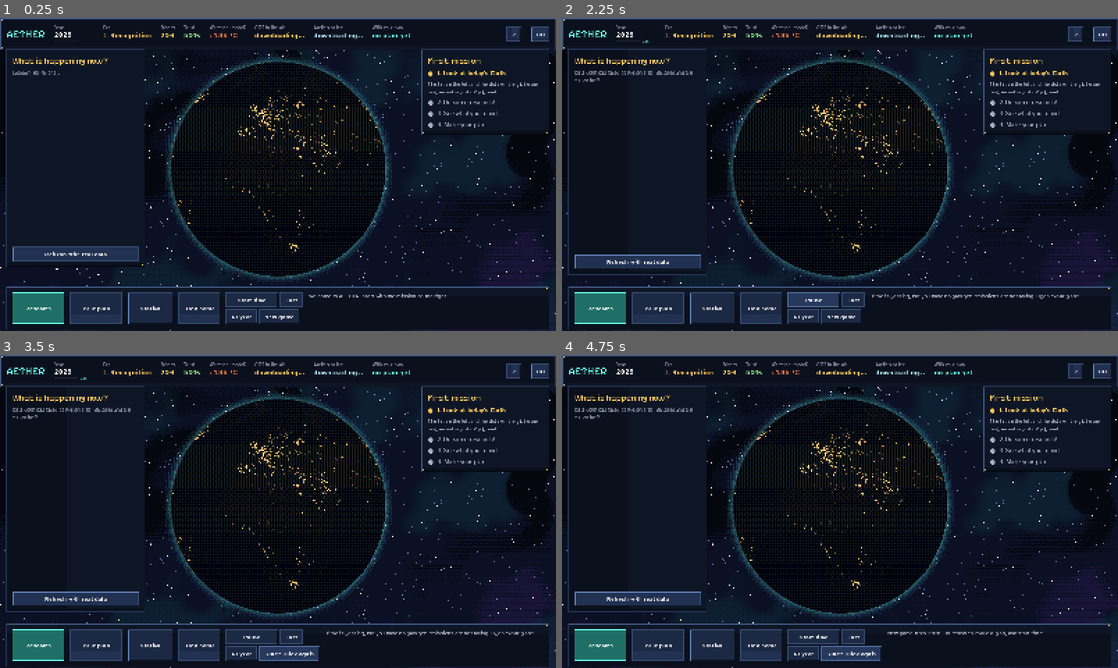
Above: before the commit, frames 1-4 (two rows, left to right).
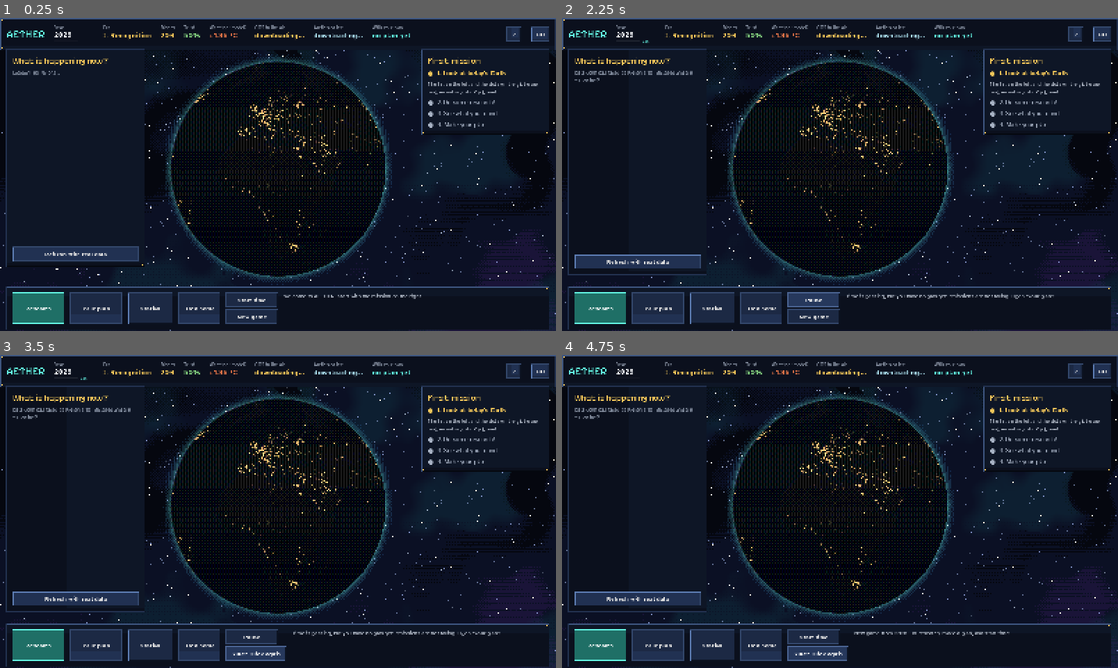
Above: after the commit, the same moments.

Repository: roadside/aether
Game: Godot game, scene res://scenes/main.tscn
Two runs of this game, one before a commit and one after it. Both use one fixed random seed, a clock stepped at 60 frames per second and the inputs below.
Inputs:
- Up to frame 1 (0.25 s): no input
- Up to frame 2 (2.25 s): click "?" at 0.5 s; click "Start time" at 1.25 s; click "Start time" at 2 s
- Up to frame 3 (3.5 s): click "New game" at 2.75 s
- Up to frame 4 (4.75 s): click "Sure? Click again" at 3.5 s; click "New game" at 4.25 s

The runs differ from the first frame. In frame 1, 0.7% of the frame differs, in the area x 40-81%, y 87-98%; in frame 2, 0.8%; in frame 3, 0.9%, in the area x 40-96%, y 87-98%; in frame 4, 0.9%.

Commit message:
Főképernyő: az évcsúszka kikerült (a földgömb színezése belül követi az évet); az idő csak indítható/megállítható: nincs „Gyors”, „+1 év” és jobbra nyíl
Co-Authored-By: Claude Opus 5.5 <noreply@anthropic.com>

Diff:
--- a/AETHER_godot/scripts/main.gd
+++ b/AETHER_godot/scripts/main.gd
@@ -72,7 +72,6 @@
 var _plan                     # plan_panel.gd példány (megmarad a jóváhagyott karokkal)
 var campaign                  # campaign.gd: telő idő, pénz, bizalom
 var _play_btn: Button
-var _fast_btn: Button
 var _reset_btn: Button
 var _base_retry: Timer
 var _toasts := 0                      # egyszerre látható értesítések (egymás alá kerülnek)
@@ -156,7 +155,7 @@
 	add_child(_base_retry)
 	if not campaign.model.is_empty():
 		model = campaign.model
-		_year_row.visible = true
+		_year_row.visible = false
 		_year_slider.value = campaign.year
 	_update_stats()
 
@@ -263,7 +262,7 @@
 		_request_close()
 		return
 	# Gyorsbillentyűk (csak ha nincs nyitott ablak, és nem egy szövegmezőbe gépelünk):
-	# K kutatás, T terv, A állomás, N nálunk, szóköz idő indítása/szünet, jobbra nyíl +1 év,
+	# K kutatás, T terv, A állomás, N nálunk, szóköz idő indítása/szünet,
 	# H a földgömb vissza a saját helyedre.
 	if event is InputEventKey and event.pressed and not event.echo and _overlay == null \
 			and not (get_viewport().gui_get_focus_owner() is LineEdit):
@@ -274,7 +273,6 @@
 			KEY_A: _open_station()
 			KEY_N: _open_nalunk()
 			KEY_SPACE: _toggle_time()
-			KEY_RIGHT: campaign.advance()
 			KEY_H: globe.home()
 			KEY_F1: _open_help()
 			_: handled = false
@@ -421,27 +419,19 @@
 	_play_btn.tooltip_text = L.t("Az évek telnek. Ha egy ablak nyitva van, az idő áll. Gyorsbillentyű: szóköz")
 	_play_btn.pressed.connect(_toggle_time)
 	trow.add_child(_play_btn)
-	_fast_btn = UI.button(L.t("Gyors"))
-	_fast_btn.toggle_mode = true
-	_fast_btn.tooltip_text = L.t("Gyorsabban telik az idő.")
-	var fast_fn := func(on: bool) -> void: campaign.fast = on
-	_fast_btn.toggled.connect(fast_fn)
-	trow.add_child(_fast_btn)
 	tbox.add_child(trow)
+	# Az idő csak indítható és megállítható (nincs gyorsítás és évugrás).
+	campaign.fast = false
 	var trow2 := UI.hbox(6)
-	var step := UI.button(L.t("+1 év"))
-	step.tooltip_text = L.t("Egy évvel előre. Gyorsbillentyű: jobbra nyíl")
-	var step_fn := func() -> void: campaign.advance()
-	step.pressed.connect(step_fn)
-	trow2.add_child(step)
 	_reset_btn = UI.button(L.t("Új játék"))
+	_reset_btn.custom_minimum_size = Vector2(150, 0)
 	_reset_btn.tooltip_text = L.t("Elölről kezdi 2026-tól. A küldetések csillagai megmaradnak.")
 	_reset_btn.pressed.connect(_reset_game)
 	trow2.add_child(_reset_btn)
 	tbox.add_child(trow2)
 	h.add_child(tbox)
 	# A gombok ne tartsák meg a fókuszt: így a szóköz az időt indítja, nem az utoljára nyomott gombot.
-	for b in [research, plan, station, home, _play_btn, _fast_btn, step, _reset_btn]:
+	for b in [research, plan, station, home, _play_btn, _reset_btn]:
 		(b as Button).focus_mode = Control.FOCUS_NONE
 	var info_box := UI.vbox(2)
 	info_box.size_flags_horizontal = Control.SIZE_EXPAND_FILL
@@ -467,7 +457,10 @@
 	_year_label = UI.label("", 17, UI.GOLD, true, false)
 	_year_label.custom_minimum_size = Vector2(150, 0)
 	_year_row.add_child(_year_label)
-	info_box.add_child(_year_row)
+	# Az évcsúszka nem kerül a képernyőre (összezavart): csak belül követi az évet, hogy a
+	# földgömb melegedés-színezése a mostani évhez igazodjon. Az évet a felső sáv mutatja.
+	add_child(_year_row)
+	_year_row.visible = false
 	h.add_child(info_box)
 
 
@@ -520,7 +513,7 @@
 		v.add_child(UI.card_root(c))
 	v.add_child(UI.label(L.t("Gyorsbillentyűk"), 18, UI.CYAN, true))
 	var keys := [["K", L.t("Kutatás")], ["T", L.t("A terved")], ["A", L.t("Állomás")], ["N", L.t("Nálunk")],
-		[L.t("Szóköz"), L.t("idő indítása / szünet")], ["→", L.t("+1 év")], ["H", L.t("földgömb: vissza a helyedre")],
+		[L.t("Szóköz"), L.t("idő indítása / szünet")], ["H", L.t("földgömb: vissza a helyedre")],
 		["Esc", L.t("ablak bezárása")], ["F11", L.t("teljes képernyő")]]
 	var grid := GridContainer.new()
 	grid.columns = 2
@@ -941,7 +934,7 @@
 func _on_model(res: Dictionary) -> void:
 	model = res
 	_close_overlay()
-	_year_row.visible = true
+	_year_row.visible = false
 	_year_slider.value = campaign.year
 	_on_year(campaign.year)
 	_update_stats()
@@ -1049,8 +1042,7 @@
 
 
 func _on_year_passed(y: int, note: String) -> void:
-	if _year_row.visible:
-		_year_slider.value = y
+	_year_slider.value = y   # rejtett: a földgömb színezését követi az év
 	_show_info(note, "")
 
 
@@ -1158,7 +1150,7 @@
 			campaign.model = r
 			campaign.save()
 			model = r
-			_year_row.visible = true
+			_year_row.visible = false
 			_year_slider.value = campaign.year
 			_update_stats()
 		elif code != 0:
